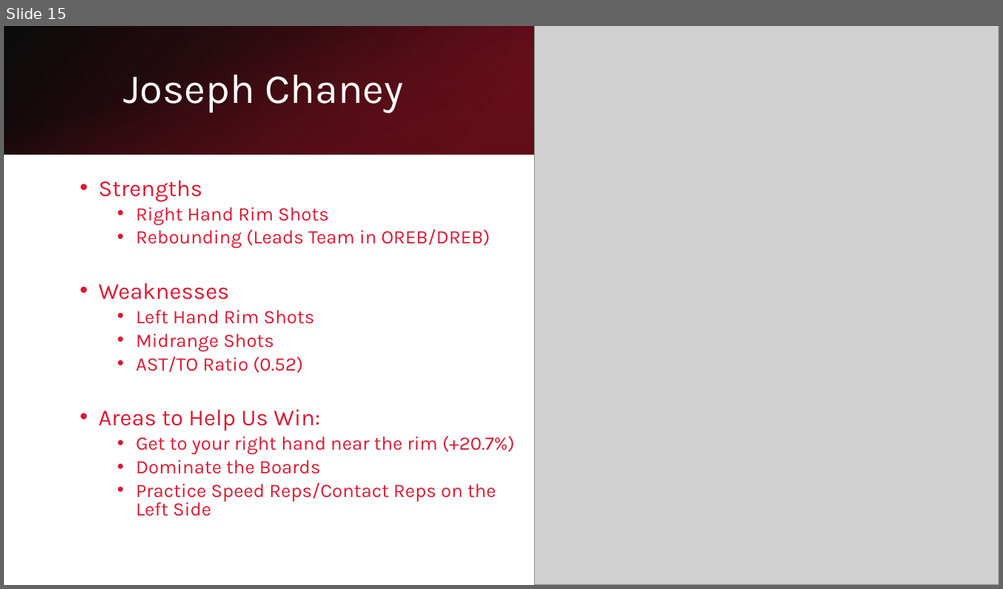
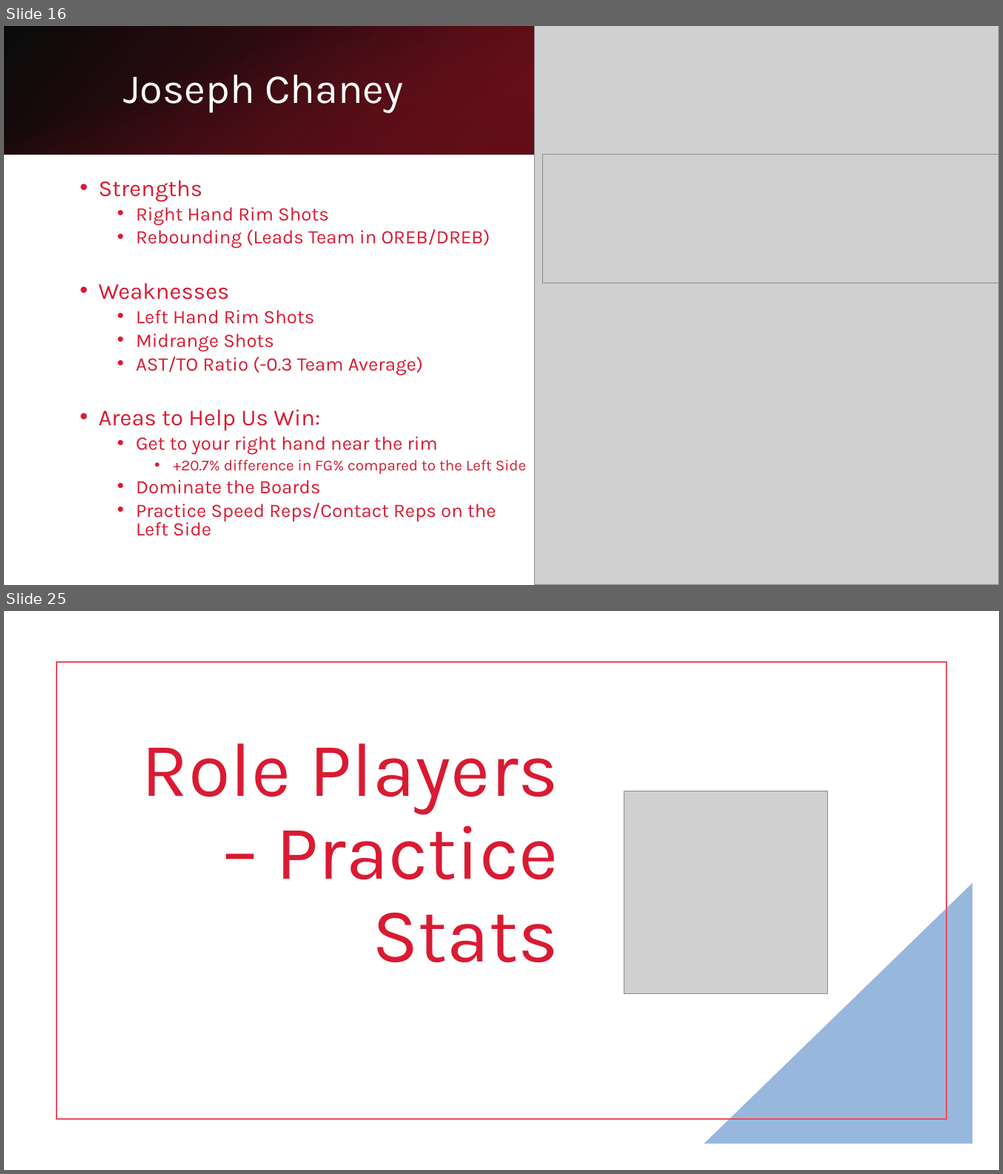
Before and after one commit to apurvis14/Jackson-Prep-Basketball-Analytics, a slide deck: Midseason Analytics Overview.pptx. Shown one above the other, each under a label of ours: slide 15 before the commit, slides 16 and 25 after it; the slides between them are not shown. The pictures are 1003x589 and 1003x1174 pixels, drawn with LibreOffice and Linux fonts; fonts in the diff are those of the drawing; grey boxes stand for pictures. Boxes give left, top, right and bottom in pixels: in the first picture for what was removed or moved away, otherwise in the second. Text is boxed around its words. In the diff, an @@ line names an element or a change of style, - is before the commit and + after.

```diff
--- a/Midseason Analytics Overview.pptx
+++ b/Midseason Analytics Overview.pptx
@@ slide 25 added at <box>4,611,999,1170</box>, background #FFFFFF @@
@@ rectangle added at <box>57,662,946,1119</box>, outline #EA4D60 1.5 pt @@
@@ title added at <box>142,743,558,963</box>, 74 pt, text #DA1A32 @@
+Role Players – Practice Stats
@@ picture added at <box>624,792,827,994</box> @@
@@ right triangle added at <box>704,883,973,1145</box>, fill #98B7DD @@
@@ what was slide 15 is now slide 16 @@
@@ slide 16 changed as well @@
@@ picture added at <box>543,154,999,283</box> @@
@@ text at <box>136,357,423,376</box>: text changed @@
-  • AST/TO Ratio (0.52)
+  • AST/TO Ratio (-0.3 Team Average)
@@ text at <box>136,437,526,474</box>: text changed; size 18.5 to 14.8 pt @@
-  • Get to your right hand near the rim (+20.7%)
+  • Get to your right hand near the rim
+    • +20.7% difference in FG% compared to the Left Side
```
Also in this commit, not shown: 3 other slides changed, 9 other slides added, 2 other files.
